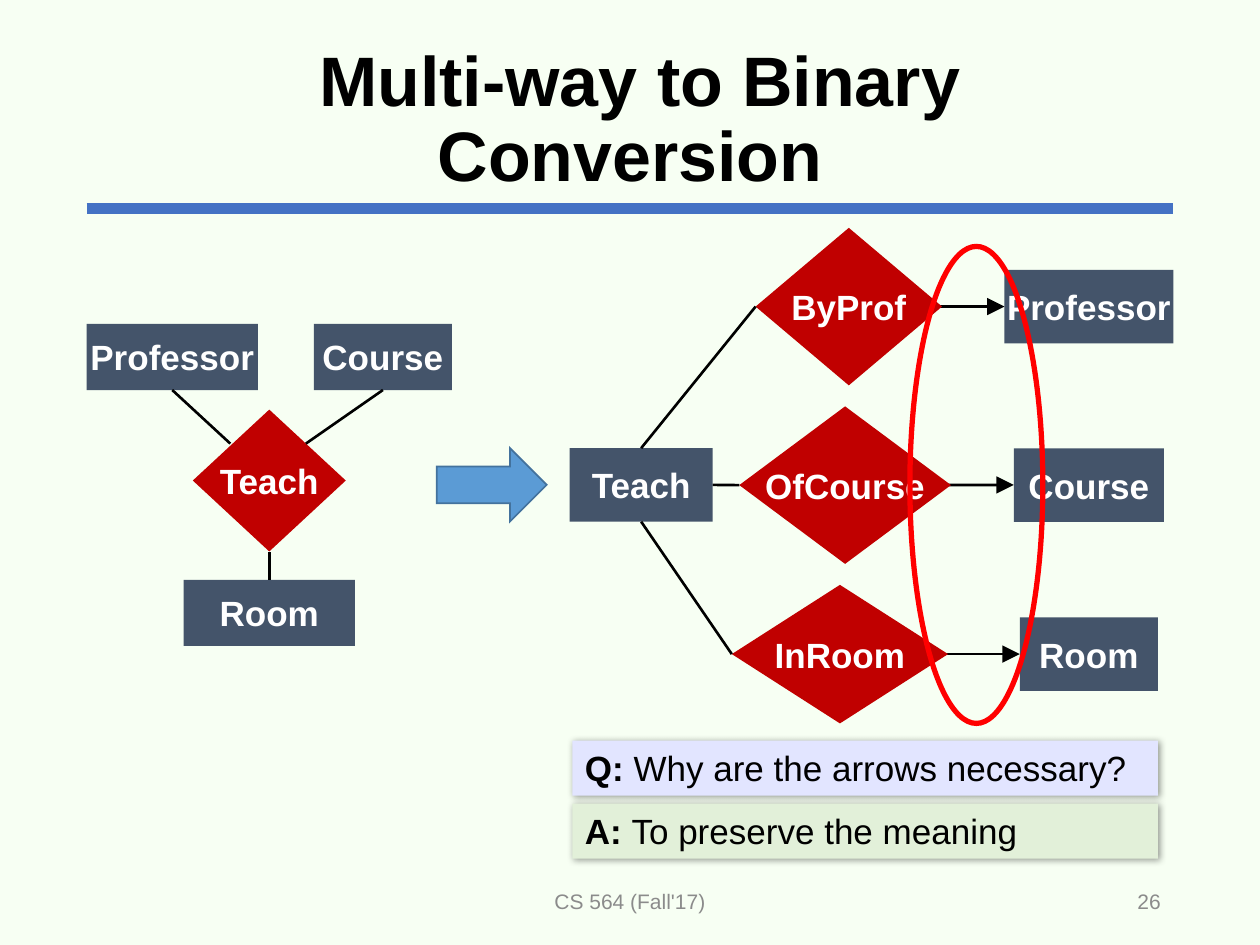
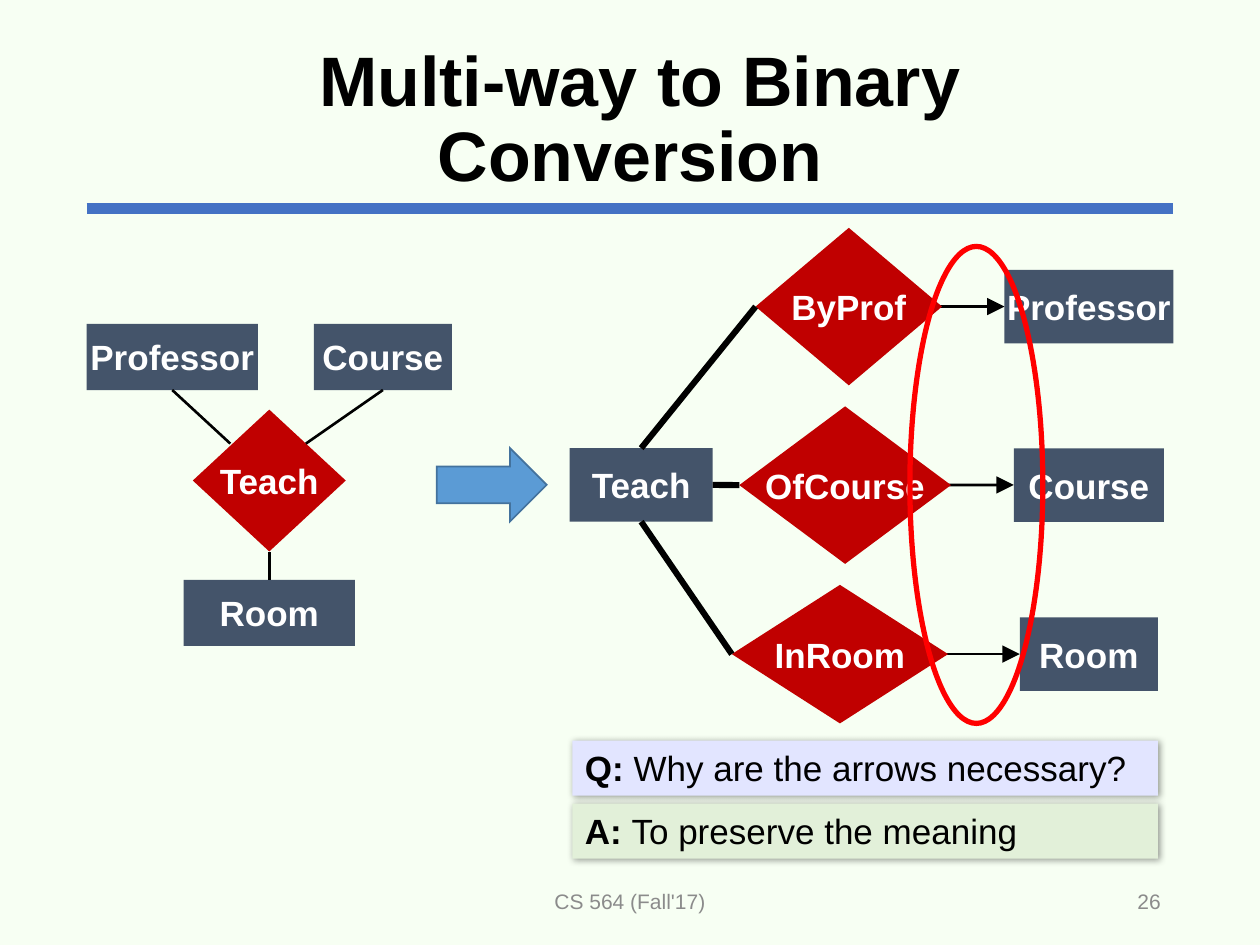
Before and after one commit to adelaneh/adelaneh.github.io, a slide deck: slide 26 of cs564_fall17/slides/lecture2-ER.pptx. Drawn at 1260x945 pixels with LibreOffice and Linux fonts; fonts in the diff are those of the drawing. Boxes give left, top, right and bottom in pixels: in the first picture for what was removed or moved away, otherwise in the second. Text is boxed around its words. In the diff, an @@ line names an element or a change of style, - is before the commit and + after.

Commit message:
Commit before class.

```diff
--- a/cs564_fall17/slides/lecture2-ER.pptx
+++ b/cs564_fall17/slides/lecture2-ER.pptx
@@ line (641, 449) - (756, 306): stroke #000000 1.5 pt to #000000 3.5 pt @@
@@ line (713, 485) - (740, 485): stroke #000000 1.5 pt to #000000 3.5 pt @@
@@ line (641, 522) - (732, 654): stroke #000000 1.5 pt to #000000 3.5 pt @@
```
